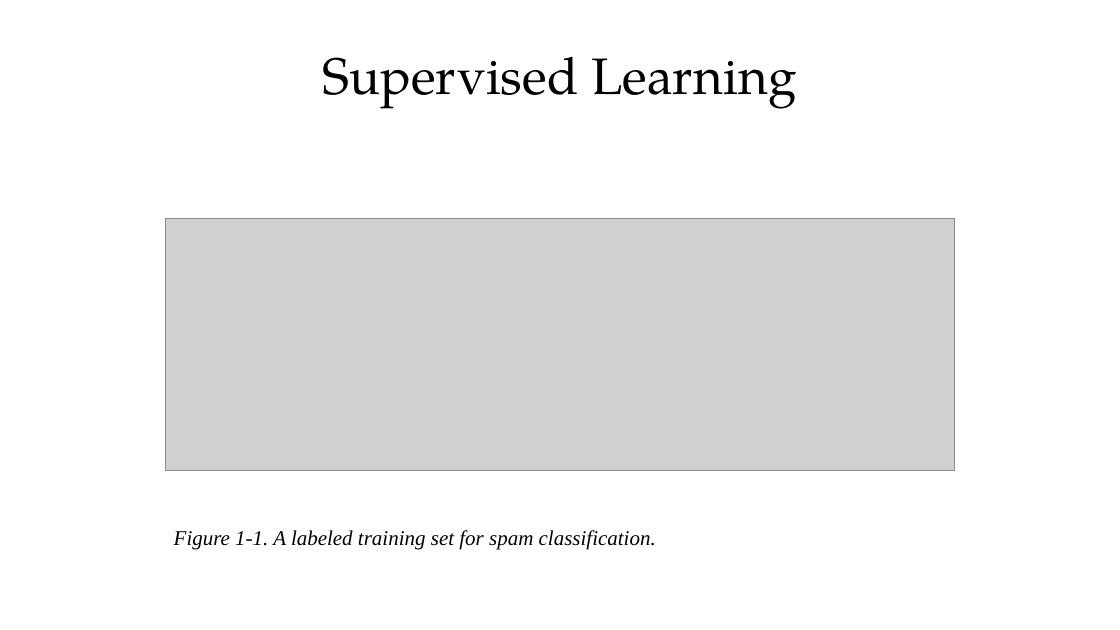
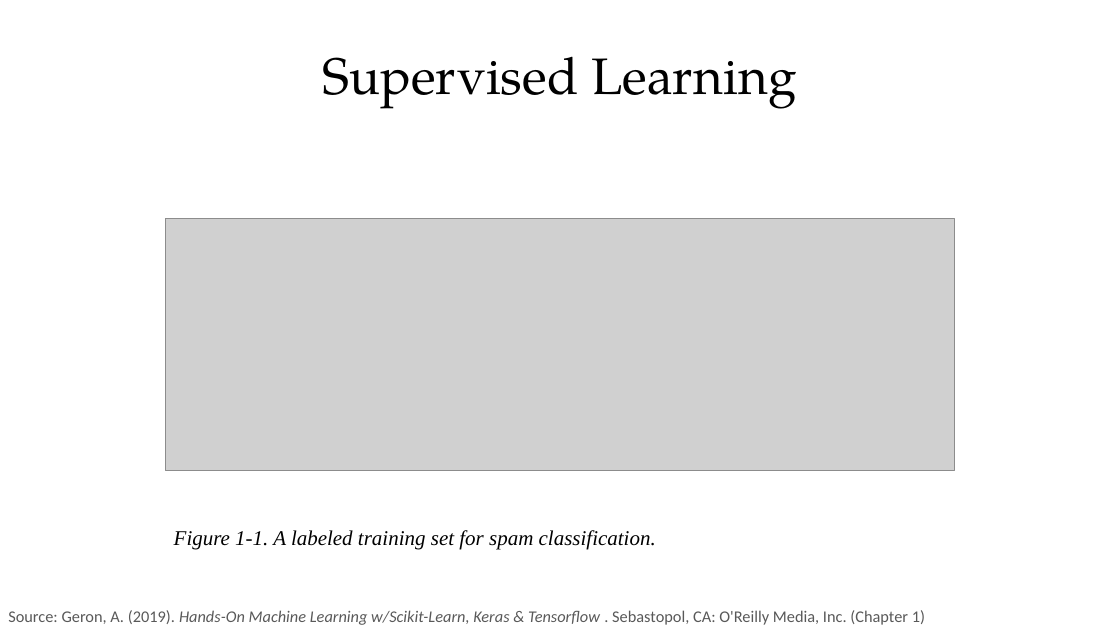
Before and after one commit to PracticumAI-Test/what_is_ai, a slide deck: slide 4 of ai_systems.pptx (slide 10 before the commit). Drawn at 1120x630 pixels with LibreOffice and Linux fonts; fonts in the diff are those of the drawing; grey boxes stand for pictures. Boxes give left, top, right and bottom in pixels: in the first picture for what was removed or moved away, otherwise in the second. Text is boxed around its words. In the diff, an @@ line names an element or a change of style, - is before the commit and + after.

```diff
--- a/ai_systems.pptx
+++ b/ai_systems.pptx
@@ text added at [8,610,925,625], 14 pt, text #595959 @@
+Source: Geron, A. (2019). Hands-On Machine Learning w/Scikit-Learn, Keras & Tensorflow . Sebastopol, CA: O'Reilly Media, Inc. (Chapter 1)
```
Also in this commit, not shown: 9 other slides changed, 4 slides added, 9 slides removed, 1 other file.
